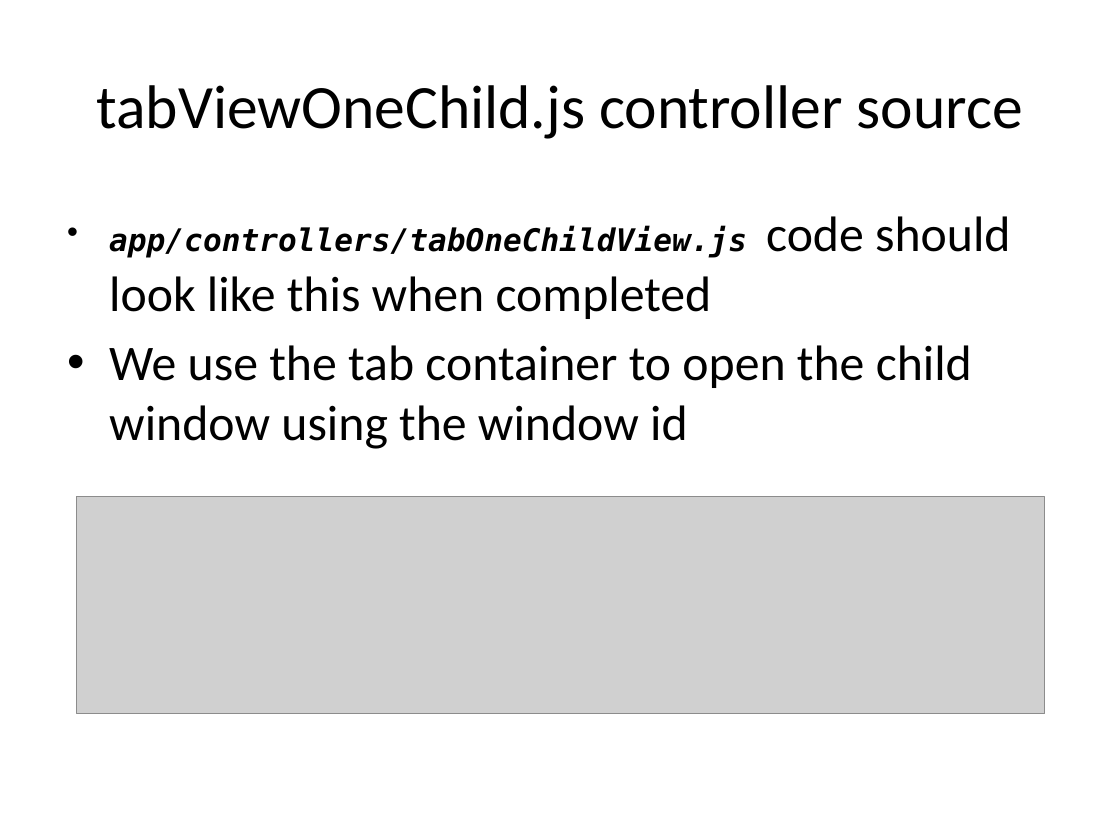
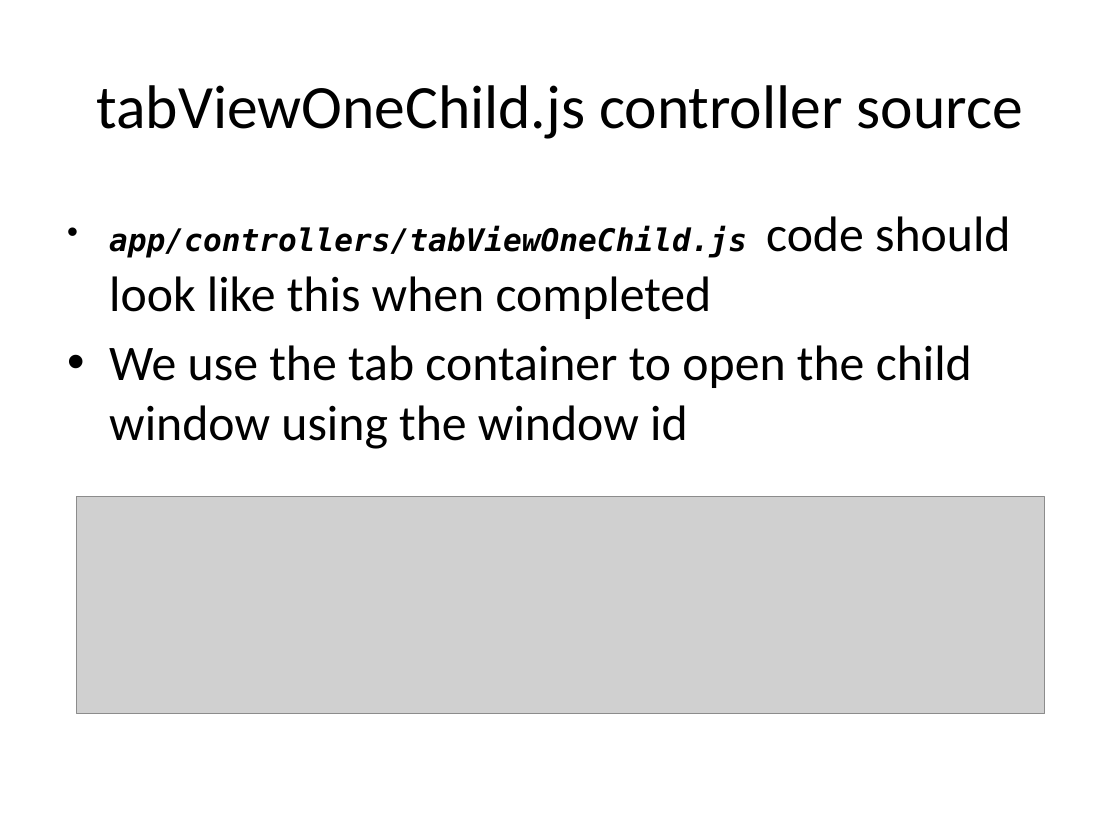
Before and after one commit to aaronksaunders/SimpleAlloyPresentationApp, a slide deck: slide 16 of AlloySimpleApp.pptx. Drawn at 1120x840 pixels with LibreOffice and Linux fonts; fonts in the diff are those of the drawing; grey boxes stand for pictures. Boxes give left, top, right and bottom in pixels: in the first picture for what was removed or moved away, otherwise in the second. Text is boxed around its words. In the diff, an @@ line names an element or a change of style, - is before the commit and + after.

```diff
--- a/AlloySimpleApp.pptx
+++ b/AlloySimpleApp.pptx
@@ text at (x1=109, y1=216, x2=1011, y2=319): text changed @@
-• app/controllers/tabOneChildView.js code should look like this when completed
+• app/controllers/tabViewOneChild.js code should look like this when completed
```
Also in this commit, not shown: 5 other slides changed, 1 other file.
